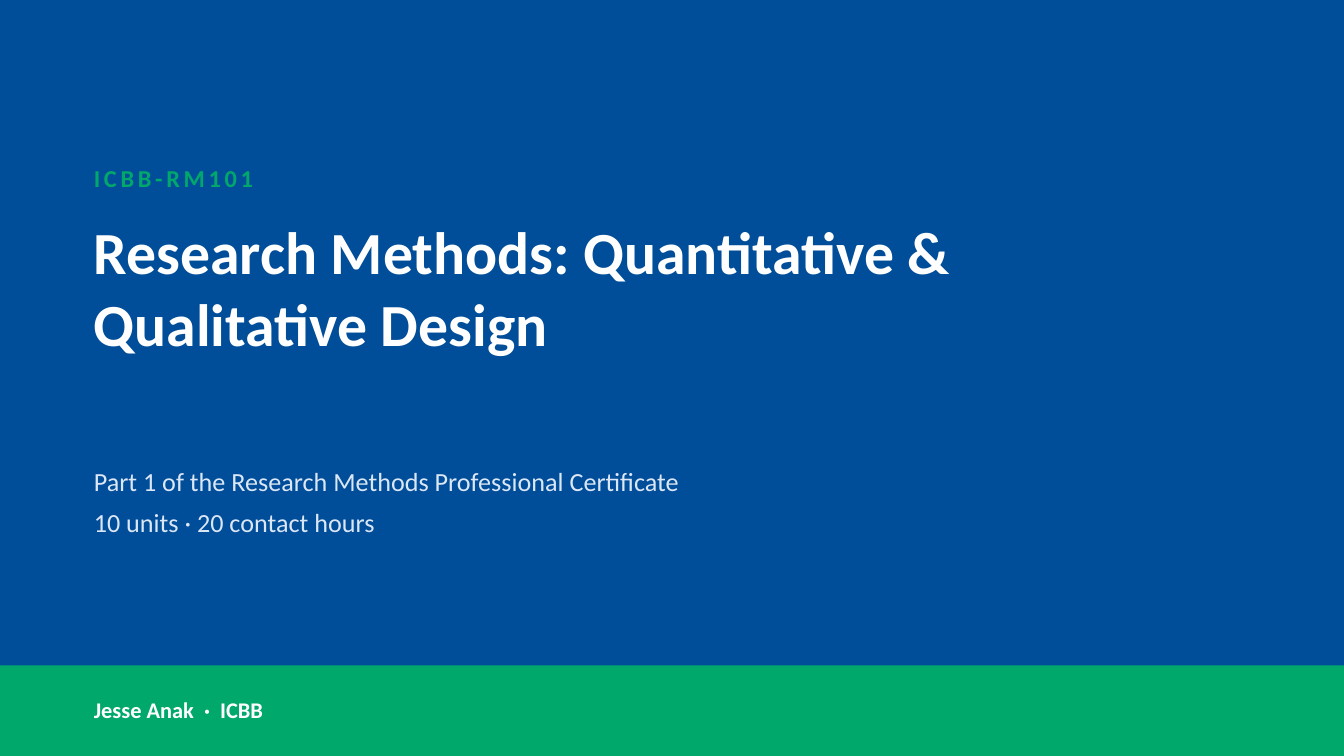
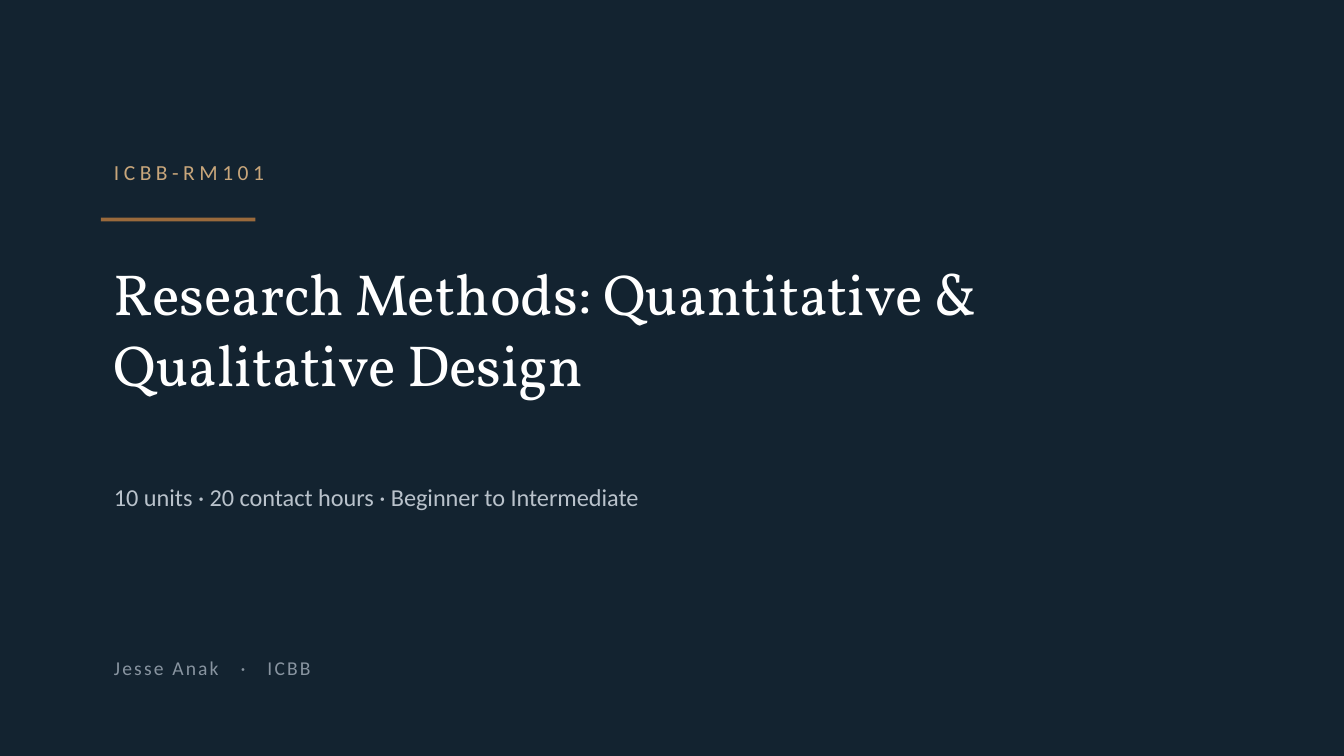
Before and after one commit to JesseAnak7534/ICBB, a slide deck: slide 1 of icbb-website/materials/research-methods/research-methods-slides.pptx. Drawn at 1344x756 pixels with LibreOffice and Linux fonts; fonts in the diff are those of the drawing; background and template pictures are left out. Boxes give left, top, right and bottom in pixels: in the first picture for what was removed or moved away, otherwise in the second. Text is boxed around its words. In the diff, an @@ line names an element or a change of style, - is before the commit and + after.

```diff
--- a/icbb-website/materials/research-methods/research-methods-slides.pptx
+++ b/icbb-website/materials/research-methods/research-methods-slides.pptx
@@ background #004D99 to #132330 @@
@@ text "ICBB-RM101": place and size @@
-text "ICBB-RM101" at (94,171,253,187)
+text "ICBB-RM101" at (114,166,264,180)
@@ text "ICBB-RM101" at (114,166,264,180): size 13 to 11.5 pt, text colour #00A86B to #C8A67B, letter spacing 2 to 2.4 pt, bold off @@
@@ rectangle added at (101,218,255,222), fill #9A6A3C @@
@@ text "Research Methods: Quantitative & Qualitative ...": place and size @@
-text "Research Methods: Quantitative & Qualitative ..." at (94,232,894,356)
+text "Research Methods: Quantitative & Qualitative ..." at (114,273,922,401)
@@ text "Research Methods: Quantitative & Qualitative ..." at (114,273,922,401): size 32 to 31 pt, font Calibri to Vollkorn, bold off; line spacing 1 to 1.02 @@
@@ text at (114,489,639,510): text changed; size 14 to 13 pt; text colour #DCE7F5 to #B9C2CB @@
-Part 1 of the Research Methods Professional Certificate
-10 units · 20 contact hours
+10 units · 20 contact hours · Beginner to Intermediate
@@ text "Jesse Anak · ICBB": place and size @@
-text "Jesse Anak · ICBB" at (94,702,263,718)
+text "Jesse Anak · ICBB" at (114,661,310,675)
@@ text "Jesse Anak · ICBB" at (114,661,310,675): size 12 to 10.5 pt, text colour #FFFFFF to #8894A0, letter spacing 0 to 1.2 pt, bold off @@
@@ rectangle removed at (0,665,1344,756) @@
```
Also in this commit, not shown: 185 other slides changed, 49 other files.
